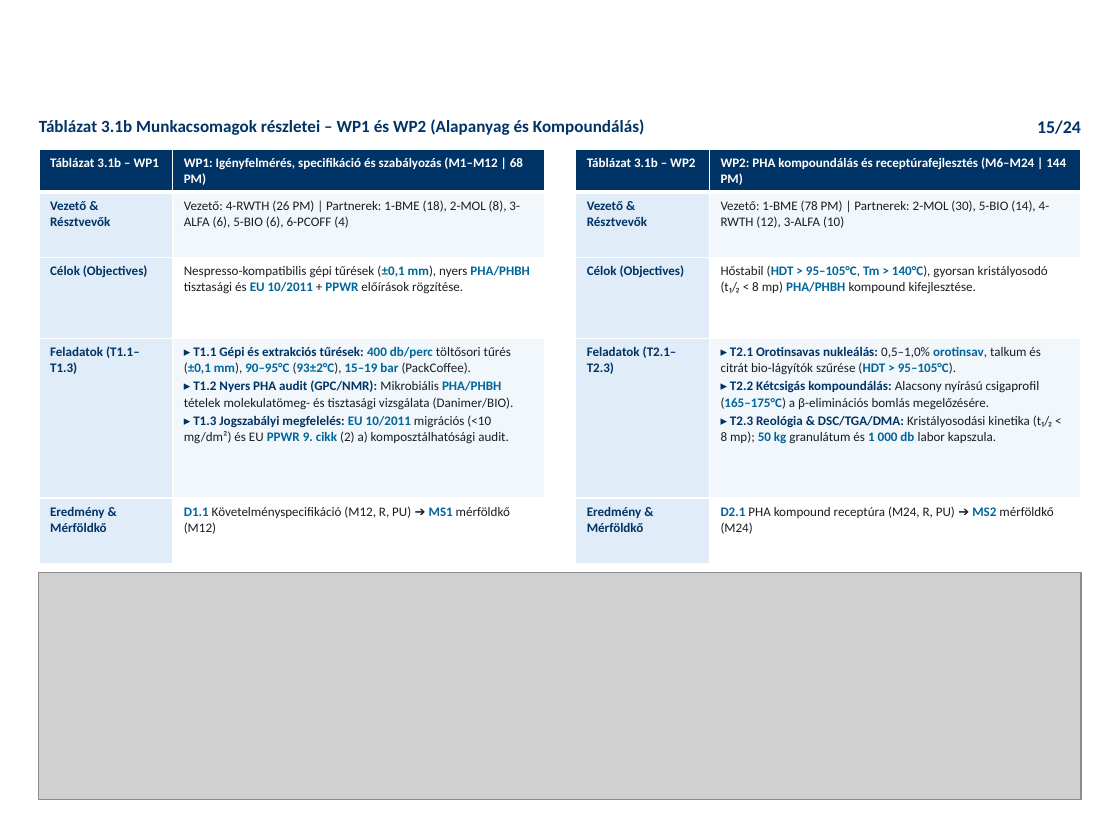
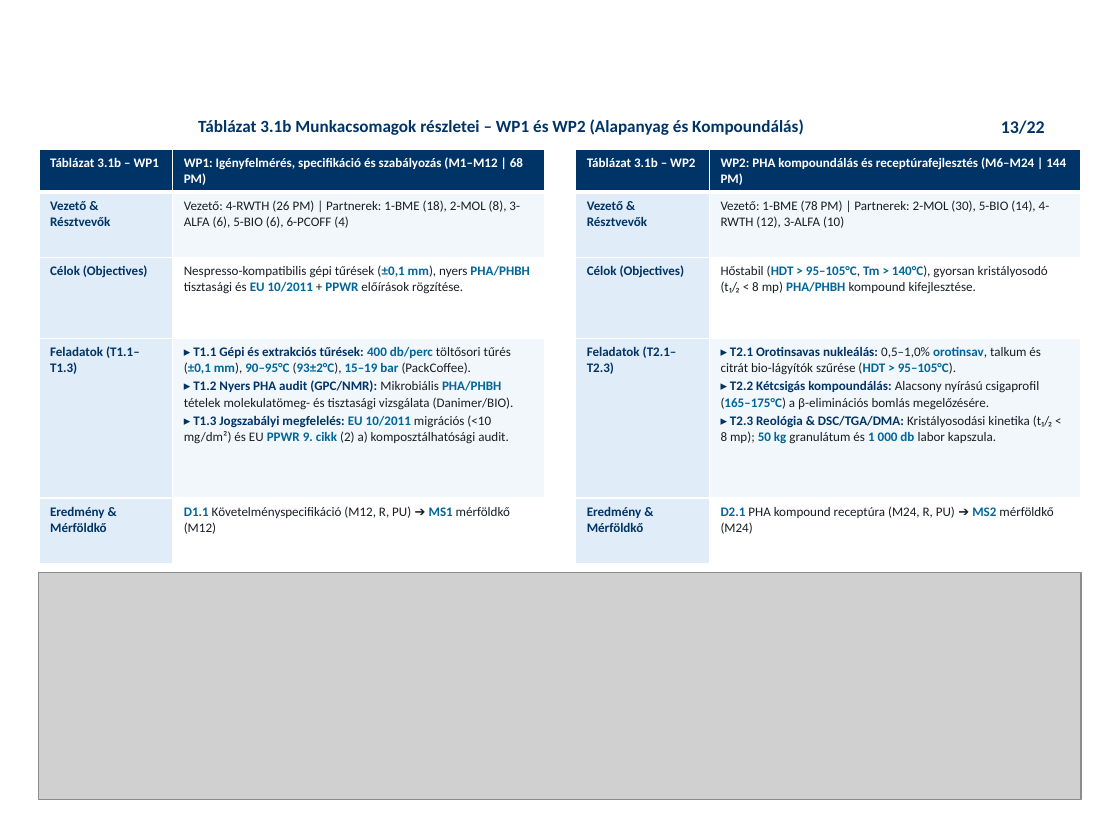
Before and after one commit to RMarci44/Fenntarthato-hulladek-projekt, a slide deck: slide 13 of PHACK_Prezentacio_Vegleges.pptx (slide 15 before the commit). Drawn at 1120x840 pixels with LibreOffice and Linux fonts; fonts in the diff are those of the drawing; grey boxes stand for pictures; background and template pictures are left out. Boxes give left, top, right and bottom in pixels: in the first picture for what was removed or moved away, otherwise in the second. Text is boxed around its words. In the diff, an @@ line names an element or a change of style, - is before the commit and + after.

```diff
--- a/PHACK_Prezentacio_Vegleges.pptx
+++ b/PHACK_Prezentacio_Vegleges.pptx
@@ text "Táblázat 3.1b Munkacsomagok részletei – ...": place and size @@
-text "Táblázat 3.1b Munkacsomagok részletei – ..." at <box>39,119,645,135</box>
+text "Táblázat 3.1b Munkacsomagok részletei – ..." at <box>198,119,804,135</box>
@@ text added at <box>1001,120,1045,134</box>, 11.5 pt, text #003366, bold @@
+13/22
@@ text removed at <box>1037,120,1081,134</box> @@
-15/24
```
Also in this commit, not shown: 18 other slides changed, 3 slides added, 5 slides removed, 25 other files.
